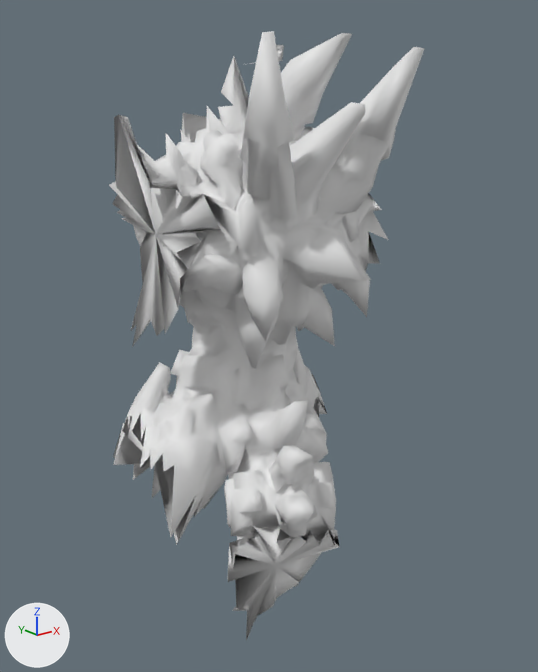
Renders of the OBJ model src/main/resources/assets/kn8/meshes/kaiju_no9_fusion/body.obj from each side of a commit.
One viewpoint serves both versions: a camera (50 mm lens) standing at (-2.55, -3.72, 4.23) and looking at (0.13, -0.37, 2.89). Every picture has the same lights, and +X, +Y and +Z are marked at lower left. The older version comes first. Where no turn or scale is listed for an object, it has been applied to the vertices. Vertices at exactly the same position are counted once.

Objects in the first picture: 'body'.
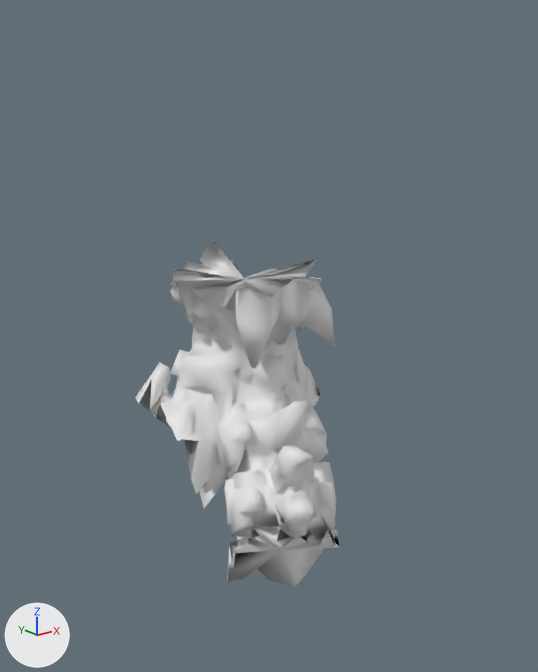
Boxes (x1, y1, x2, y2) around the edits, measured in the pictures (538 x 672 px):
'body', reshaped (35% narrower, 43% shorter): before (109, 31, 424, 641); after (135, 242, 339, 587)
part 1 of me_body, deleted: before (245, 45, 284, 65)
part 2 of me_body, cut back: before (109, 31, 424, 641); after (139, 242, 339, 587)

What changed in the scene script:
```text
Change me_body:
    used by ob_body; location = (0.0, 0.0, 0.0)
    remove me_body.from_pydata(...)  # 1664 vertices, 3333 faces; spans x -0.8..1.02, y -1.22..0.48, z 1.08..4.6
    add me_body.from_pydata(...)  # 817 vertices, 1642 faces; spans x -0.48..0.8, y -1.22..0.39, z 1.26..3.35
    me_body part 1: the loose piece of 17 vertices spanning x 0.57..0.88, y 0.31..0.48, z 4.45..4.6 is deleted
    me_body part 2: 834 vertices removed from x -0.8..1.02, y -1.15..0.4, z 1.08..4.55; 4 vertices added at x -0.26..0.56, y -0.76..0.06, z 1.7..3.2
```
